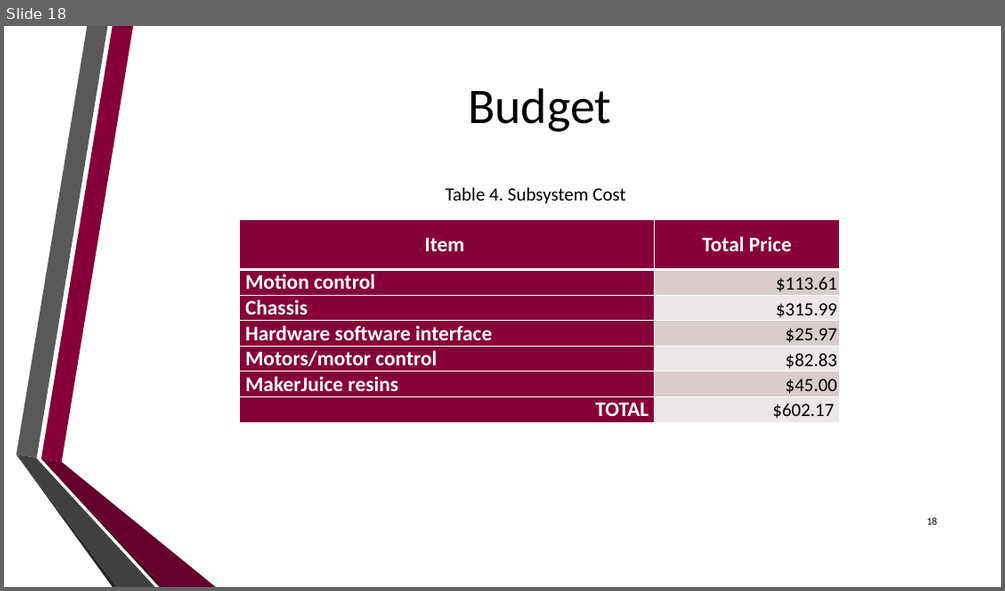
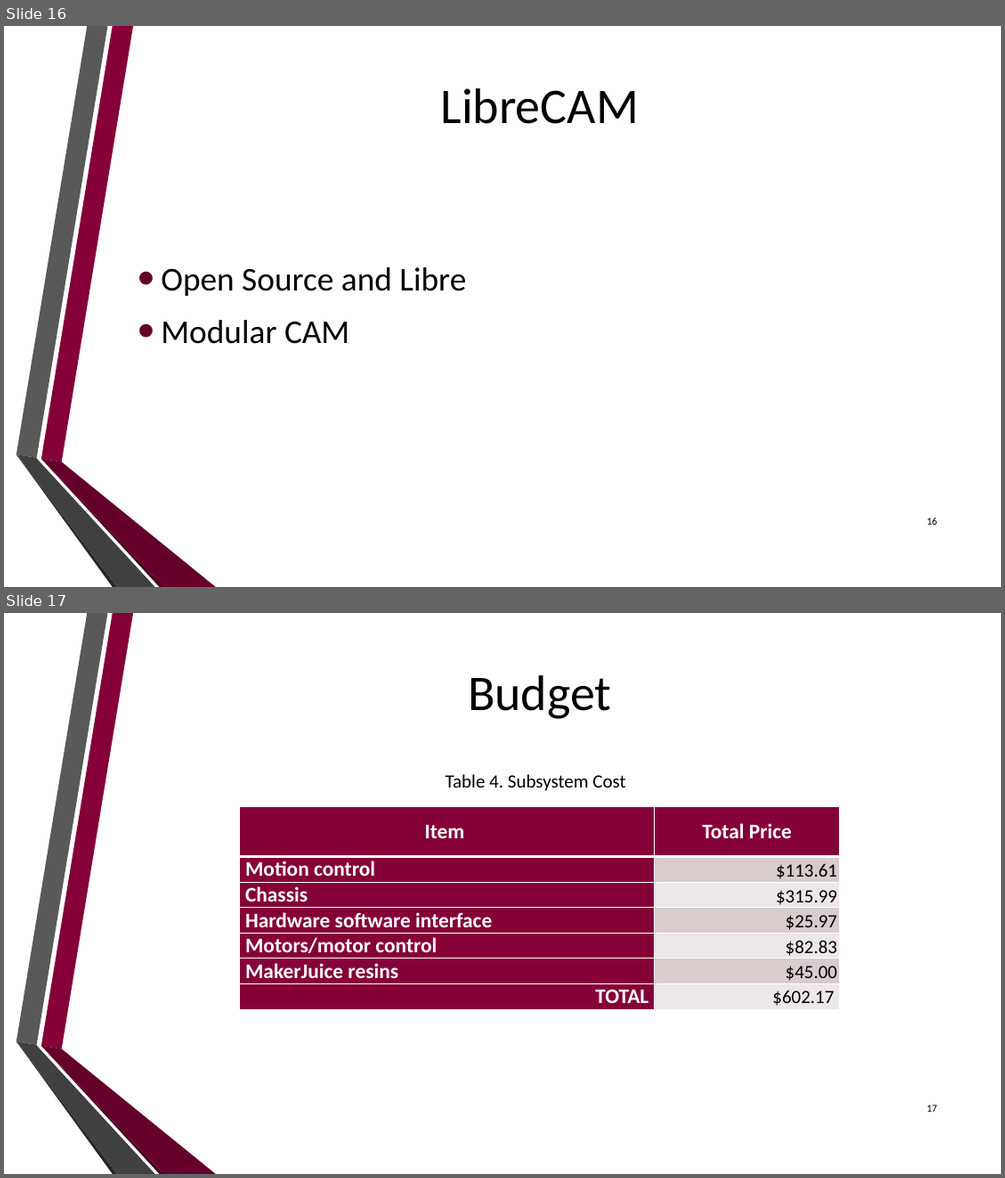
Before and after one commit to dan-olsen/SeniorDesign, a slide deck: Presentations/DesignPres/DesignPres-75.pptx. Shown one above the other, each under a label of ours: slide 18 before the commit, slides 16 and 17 after it. The pictures are 1005x591 and 1005x1178 pixels, drawn with LibreOffice and Linux fonts; fonts in the diff are those of the drawing; background and template pictures are left out. Boxes give left, top, right and bottom in pixels: in the first picture for what was removed or moved away, otherwise in the second. Text is boxed around its words. In the diff, an @@ line names an element or a change of style, - is before the commit and + after.

```diff
--- a/Presentations/DesignPres/DesignPres-75.pptx
+++ b/Presentations/DesignPres/DesignPres-75.pptx
@@ slide 16 added at [4, 26, 1001, 587], background picture (left out); not listed: 6 template elements that a slide beside it also shows @@
@@ title added at [441, 88, 639, 124], 48 pt, text #000000 @@
+LibreCAM
@@ text added at [161, 267, 466, 344], 32 pt, text #000000 @@
+• Open Source and Libre
+• Modular CAM
@@ page number added at [927, 517, 938, 524], 10 pt, text #000000 @@
+16
@@ what was slide 18 is now slide 17 @@
@@ page number at [927, 1104, 938, 1111]: text changed @@
-18
+17
```
Also in this commit, not shown: 2 slides changed, 3 other slides added, 6 slides removed.
